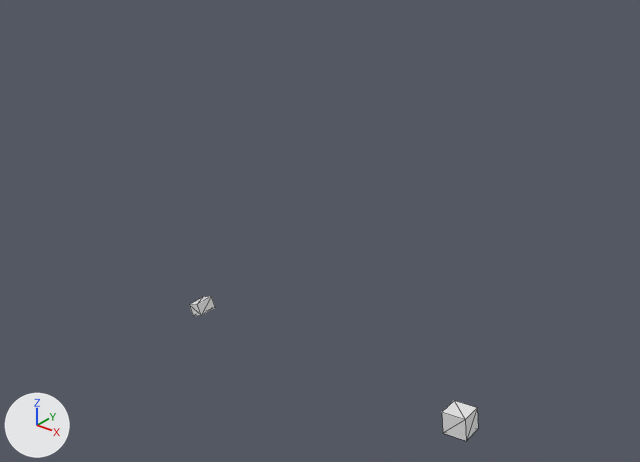
An edit to the glTF model output/glb/tile_673.glb, drawn before and after from the same camera.
Before and after are seen from a 50 mm lens placed at (234.0, -273.0, 106.0), pointed at (18.0, -3.0, -62.0). Every picture has the same lights, and +X, +Y and +Z are marked at lower left. The picture after the commit comes second. Mesh edges are drawn as thin lines.
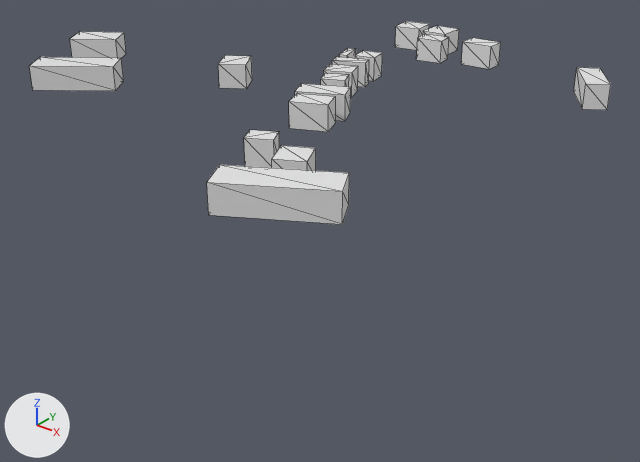
Where the change shows, as pixel boxes [x1, y1, x2, y2] in the pictures (640 x 462 px; the box of a moved part takes in the faces that stretch with it):
'Mesh_0', reshaped (101% wider, 40% taller)
    before: [189, 296, 478, 441]
    after: [29, 21, 611, 224]
part 1 of me_mesh_0, moved or reshaped
    before: [442, 401, 478, 441]
    after: [395, 21, 429, 50]
part 2 of me_mesh_0, added
    after: [272, 145, 316, 171]
part 3 of me_mesh_0, added
    after: [244, 130, 279, 168]
part 4 of me_mesh_0, added
    after: [423, 26, 459, 54]
part 5 of me_mesh_0, moved or reshaped
    before: [189, 296, 215, 316]
    after: [355, 50, 382, 81]
part 6 of me_mesh_0, added
    after: [324, 64, 358, 97]
part 7 of me_mesh_0, added
    after: [321, 73, 349, 87]
part 8 of me_mesh_0, added
    after: [29, 32, 611, 224]

Patch to the scene script:
```diff
--- a/output/glb/tile_673.glb.py
+++ b/output/glb/tile_673.glb.py
@@ me_mesh_0 @@
 # used by ob_mesh_0; location = (0.0, 0.0, 0.0)
-me_mesh_0.from_pydata(...)  # 16 vertices, 20 faces; spans x -62.0..100.0, y -10.0..0.0, z -131.0..-119.0
+me_mesh_0.from_pydata(...)  # 144 vertices, 180 faces; spans x -107.0..117.0, y -114.0..90.0, z 0.0..10.0
+# me_mesh_0 part 1: the loose piece of 8 vertices spanning x 87.0..100.0, y -10.0..0.0, z -131.0..-119.0 is multiplied about its middle by the matrix ((-0.057, 0.0, -1.099), (1.099, 0.0, -0.057), (0.0, -1.1, 0.0)), then moved by (-89.0, 88.0, 130.0)
+# me_mesh_0 part 2: the loose piece of 8 vertices spanning x 87.0..100.0, y -10.0..0.0, z -131.0..-119.0 is copied, and the copy is multiplied about its middle by the matrix ((-0.338, 0.0, -0.984), (0.984, 0.0, -0.338), (0.0, -1.04, 0.0)), then moved by (-23.0, -77.0, 130.0); it spans x 63.0..78.0, y -89.0..-74.0, z 0.0..10.0
+# me_mesh_0 part 3: the loose piece of 8 vertices spanning x 87.0..100.0, y -10.0..0.0, z -131.0..-119.0 is copied, and the copy is multiplied about its middle by the matrix ((0.815, 0.0, -0.315), (0.315, 0.0, 0.815), (0.0, -0.874, 0.0)), then moved by (-41.0, -71.0, 130.0); it spans x 46.0..58.0, y -81.0..-70.0, z 0.0..10.0
+# me_mesh_0 part 4: the loose piece of 8 vertices spanning x 87.0..100.0, y -10.0..0.0, z -131.0..-119.0 is copied, and the copy is multiplied about its middle by the matrix ((0.09, 0.0, -1.126), (1.126, 0.0, 0.09), (0.0, -1.13, 0.0)), then moved by (-73.0, 88.0, 130.0); it spans x 15.0..27.0, y 76.0..90.0, z 0.0..10.0
+# me_mesh_0 part 5: the loose piece of 8 vertices spanning x -62.0..-53.0, y -10.0..0.0, z -130.0..-122.0 is multiplied about its middle by the matrix ((1.143, 0.0, 0.196), (-0.196, 0.0, 1.143), (0.0, -1.16, 0.0)), then moved by (78.0, 32.0, 131.0)
+# me_mesh_0 part 6: the loose piece of 8 vertices spanning x 87.0..100.0, y -10.0..0.0, z -131.0..-119.0 is copied, and the copy is multiplied about its middle by the matrix ((0.963, 0.0, -0.254), (0.254, 0.0, 0.963), (0.0, -0.996, 0.0)), then moved by (-69.0, 7.0, 130.0); it spans x 17.0..32.0, y -5.0..8.0, z 0.0..10.0
+# me_mesh_0 part 7: the loose piece of 8 vertices spanning x 87.0..100.0, y -10.0..0.0, z -131.0..-119.0 is copied, and the copy is multiplied about its middle by the matrix ((0.826, 0.0, -0.29), (0.29, 0.0, 0.826), (0.0, -0.875, 0.0)), then moved by (-64.0, -4.0, 130.0); it spans x 24.0..36.0, y -15.0..-3.0, z 0.0..10.0
+# me_mesh_0 part 8
+# 44 vertices are added at x -107.0..117.0, y -114.0..79.0, z 0.0
+# 44 new vertices lie (0.0, 0.0, 10.0) away from vertices in x -107.0..117.0, y -114.0..79.0, z 0.0
+# 110 new faces join them
```
